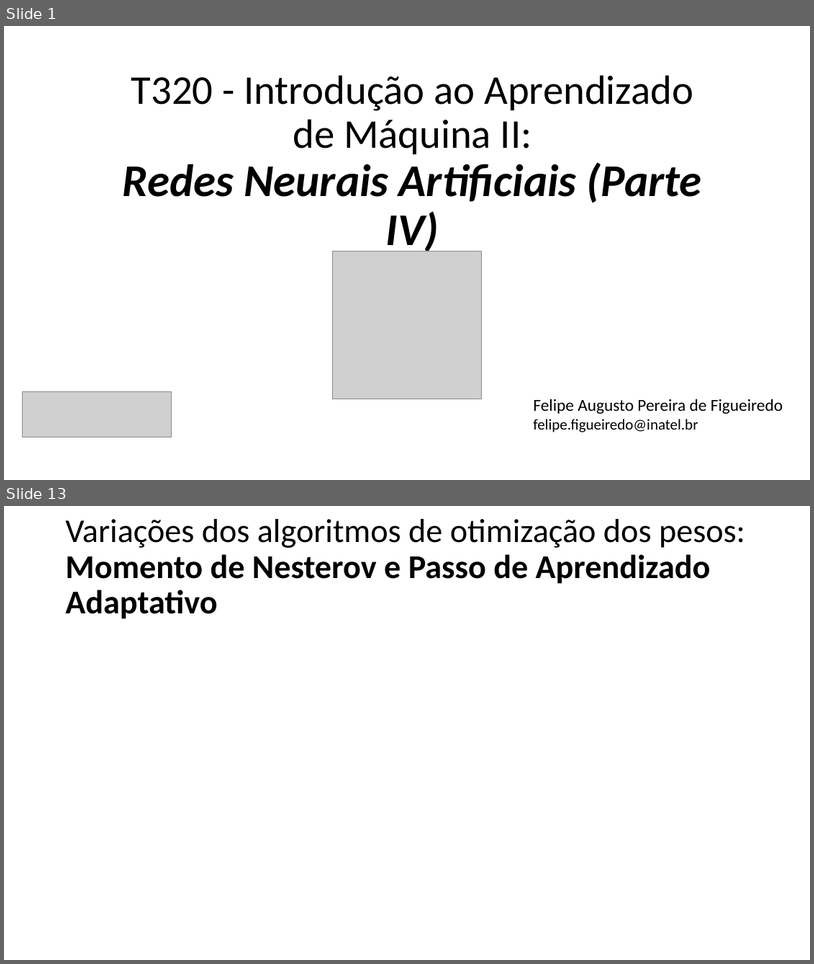
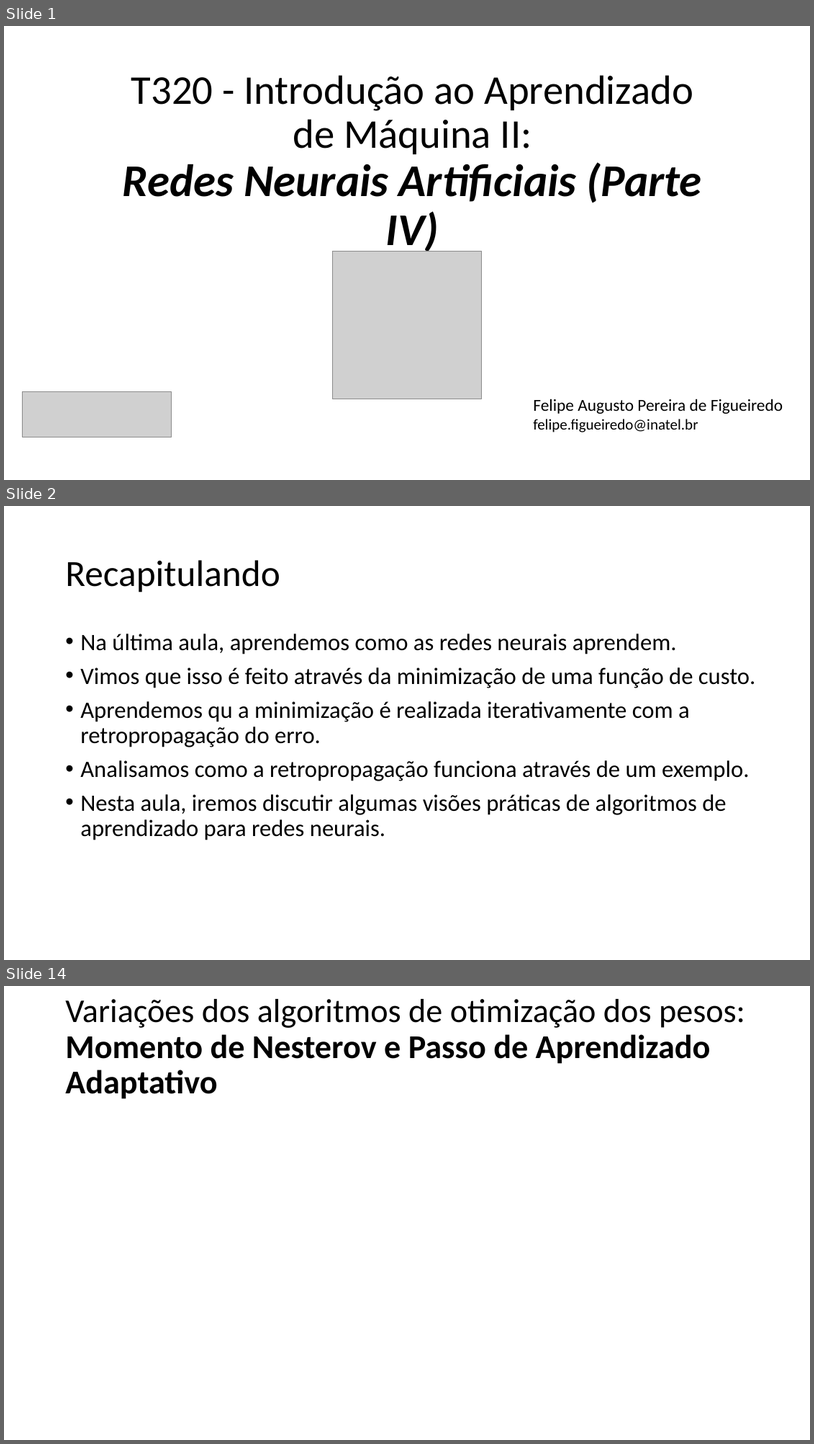
Before and after one commit to zz4fap/t320_aprendizado_de_maquina, a slide deck: slides/T320_Redes_Neurais_Artificiais (Parte IV).pptx. Shown one above the other, each under a label of ours: slides 1 and 13 before the commit, slides 1, 2 and 14 after it; the slides between them are not shown. The pictures are 814x964 and 814x1444 pixels, drawn with LibreOffice and Linux fonts; fonts in the diff are those of the drawing; grey boxes stand for pictures. Boxes give left, top, right and bottom in pixels: in the first picture for what was removed or moved away, otherwise in the second. Text is boxed around its words. In the diff, an @@ line names an element or a change of style, - is before the commit and + after.

```diff
--- a/slides/T320_Redes_Neurais_Artificiais (Parte IV).pptx
+++ b/slides/T320_Redes_Neurais_Artificiais (Parte IV).pptx
@@ slide 2 added at [4, 506, 810, 960], background #FFFFFF @@
@@ title added at [65, 560, 280, 592], 44 pt, text #000000 @@
+Recapitulando
@@ text added at [80, 633, 756, 840], 28 pt, text #000000 @@
+• Na última aula, aprendemos como as redes neurais aprendem.
+• Vimos que isso é feito através da minimização de uma função de custo.
+• Aprendemos qu a minimização é realizada iterativamente com a retropropagação do erro.
+• Analisamos como a retropropagação funciona através de um exemplo.
+• Nesta aula, iremos discutir algumas visões práticas de algoritmos de aprendizado para redes neurais.
@@ what was slide 13 is now slide 14 @@
```
Also in this commit, not shown: 11 slides changed, 1 other slide added, 1 slide removed, 3 other files.
